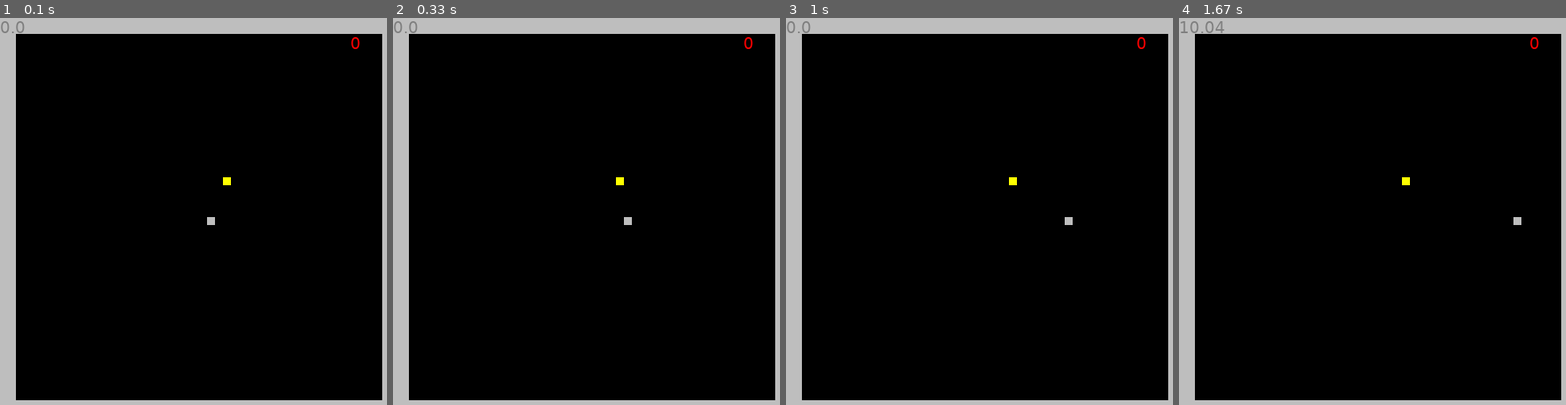
Above: before the commit, frames 1-4 (left to right).
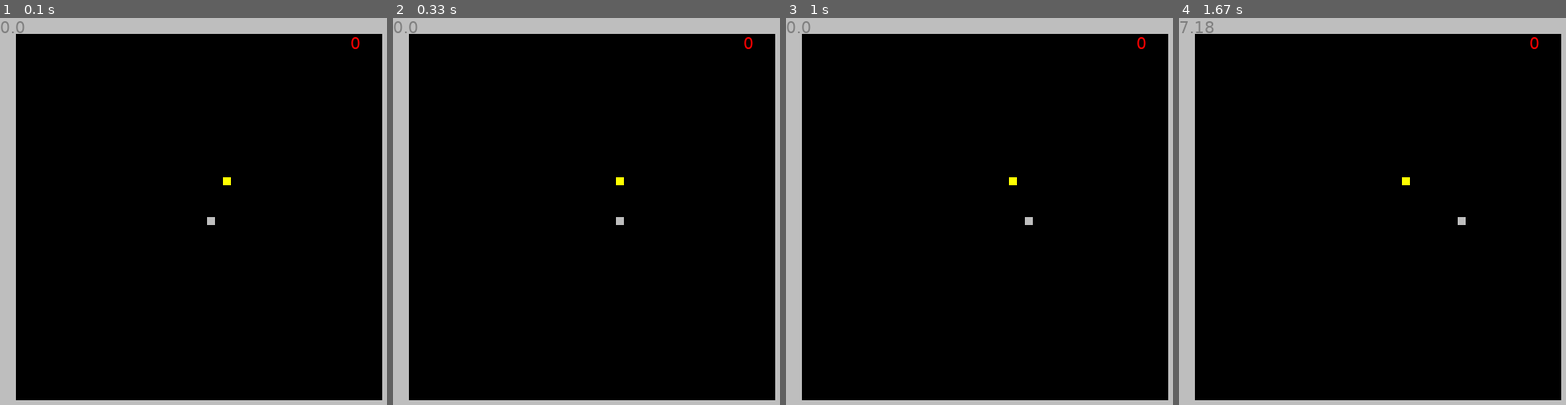
Above: after the commit, the same moments.

Repository: alp-kudzai/snake-pygame
Game: pygame game, started from game.py
Same seed, same stepped clock (60 frames per second), same inputs: the game is played once before the commit and once after it.
Inputs:
- Up to frame 1 (0.1 s): no input
- Up to frame 2 (0.33 s): no input
- Up to frame 3 (1 s): tap Space at 0.33 s; hold Space from 0.7 s (still down); hold Right from 0.7 s (still down)
- Up to frame 4 (1.67 s): release Space at 1.17 s; release Right at 1.17 s

Frame 1 is identical in both runs. In frame 2, less than 0.1% of the frame differs, in the area x 57-62%, y 51-54%; in frame 3, less than 0.1%; in frame 4, 0.2%, in the area x 0-89%, y 0-54%.

Commit message:
speedsup with time, pause with space

Diff:
--- a/game.py
+++ b/game.py
@@ -7,9 +7,10 @@
     def __init__(self):
         pg.init()
         self.DIMENSIONS = [500,500]
+        self.paused = False
         self.screen = pg.display.set_mode(self.DIMENSIONS)
         self.Snake = Snake(self.DIMENSIONS, self)
-        self.FPS = 10
+        self.FPS = 7
         self.SCALE = self.Snake.size*2
 
         self.BX_WIDTH = self.DIMENSIONS[0]
@@ -30,7 +31,12 @@
 
     def endGame(self):
         self.Snake = Snake(self.DIMENSIONS, self)
+        self.FPS = 7
         #time.sleep(0.5)
+
+    def speedUp(self):
+        if (self.Snake.length-1) % 2 == 0 and 2 <= self.Snake.length:
+            self.FPS += 1
 
     def checkCollisions(self):
         for ob in self.collision_objects:
@@ -40,6 +46,7 @@
         if self.Snake.snake.colliderect(self.food[0]):
             self.Snake.eat()
             self.food.clear()
+            self.speedUp()
         #check if snake collided with self
         for seg in self.Snake.body[2:]:
             if self.Snake.snake.colliderect(seg.object):
@@ -107,6 +114,8 @@
                     self.x_keys_pressed[0] = True
                 if event.key == pg.K_RIGHT:
                     self.x_keys_pressed[1] = True
+                if event.key == pg.K_SPACE:
+                    self.paused = not self.paused
             if event.type == pg.KEYUP:
                 # y axis
                 if event.key == pg.K_UP:
@@ -124,20 +133,20 @@
         while running:
             #check input
             self.processInput()
+            if not self.paused:
+                self.screen.fill('black')
+                self.spawnFood()
+                self.renderFood()
+                self.Snake.move()
+                self.checkCollisions()
+                self.Snake.getDirection(self.y_keys_pressed, self.x_keys_pressed)
 
-            self.screen.fill('black')
-            self.spawnFood()
-            self.renderFood()
-            self.Snake.move()
-            self.checkCollisions()
-            self.Snake.getDirection(self.y_keys_pressed, self.x_keys_pressed)
+                #Render here
 
-            #Render here
+                self.renderBorder()
+                self.renderFPStext()
 
-            self.renderBorder()
-            self.renderFPStext()
-
-            self.Snake.render()
+                self.Snake.render()
 
 
             pg.display.flip()
Not shown, changed: .gitignore
